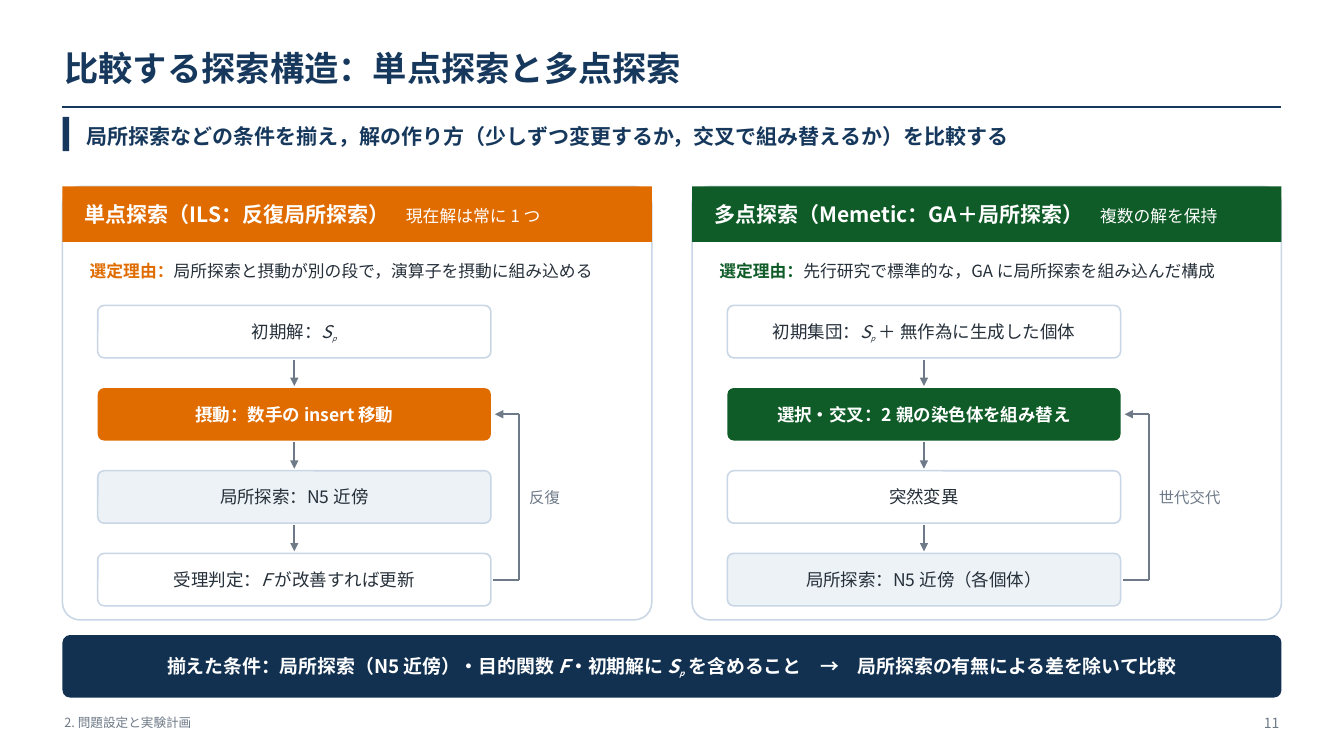
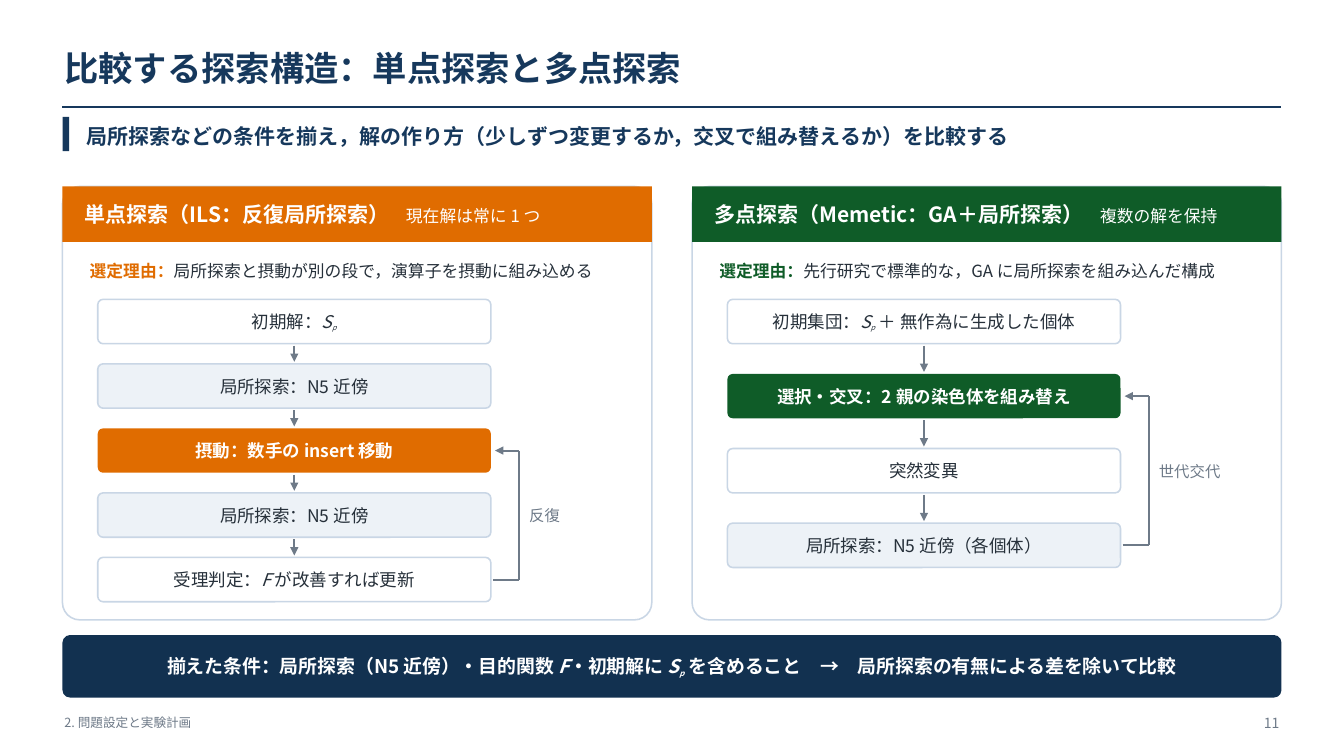
Before and after one commit to kitotakumi/stability_scheduling, a slide deck: slide 11 of doc/presentation_materials/JIMA2026fall_発表.pptx. Drawn at 1344x756 pixels with LibreOffice and Linux fonts; fonts in the diff are those of the drawing. Boxes give left, top, right and bottom in pixels: in the first picture for what was removed or moved away, otherwise in the second. Text is boxed around its words. In the diff, an @@ line names an element or a change of style, - is before the commit and + after.

```diff
--- a/doc/presentation_materials/JIMA2026fall_発表.pptx
+++ b/doc/presentation_materials/JIMA2026fall_発表.pptx
@@ rounded rectangle "初期解：Sp": place and size @@
-rounded rectangle "初期解：Sp" at (98,306,491,358)
+rounded rectangle "初期解：Sp" at (98,299,491,344)
@@ rounded rectangle "初期集団：Sp ＋ 無作為に生成した個体": place and size @@
-rounded rectangle "初期集団：Sp ＋ 無作為に生成した個体" at (728,306,1121,358)
+rounded rectangle "初期集団：Sp ＋ 無作為に生成した個体" at (728,299,1121,344)
@@ arrow moved from (294, 360) - (294, 386) to (294, 346) - (294, 362) @@
@@ arrow moved from (925, 360) - (925, 386) to (925, 346) - (925, 372) @@
@@ rounded rectangle added at (98,364,491,408), fill #EDF2F7, outline #C9D6E5 1.1 pt, 12.5 pt, text #26303A @@
+局所探索：N5 近傍
@@ rounded rectangle "選択・交叉：2 親の染色体を組み替え": place and size @@
-rounded rectangle "選択・交叉：2 親の染色体を組み替え" at (728,388,1121,441)
+rounded rectangle "選択・交叉：2 親の染色体を組み替え" at (728,374,1121,418)
@@ arrow added from (294, 410) to (294, 426), #6E7A88 1.4 pt @@
@@ arrow moved from (1149, 414) - (1125, 414) to (1149, 396) - (1125, 396) @@
@@ line moved from (1149, 580) - (1149, 414) to (1149, 545) - (1149, 396) @@
@@ rounded rectangle "摂動：数手の insert 移動": place and size @@
-rounded rectangle "摂動：数手の insert 移動" at (98,388,491,441)
+rounded rectangle "摂動：数手の insert 移動" at (98,429,491,473)
@@ rounded rectangle "突然変異": place and size @@
-rounded rectangle "突然変異" at (728,471,1121,523)
+rounded rectangle "突然変異" at (728,449,1121,493)
@@ arrow moved from (925, 443) - (925, 469) to (925, 420) - (925, 447) @@
@@ arrow moved from (294, 443) - (294, 469) to (294, 475) - (294, 491) @@
@@ arrow moved from (519, 414) - (495, 414) to (519, 451) - (495, 451) @@
@@ line moved from (519, 580) - (519, 414) to (519, 580) - (519, 451) @@
@@ text "世代交代": place and size @@
-text "世代交代" at (1159,490,1221,504)
+text "世代交代" at (1159,464,1221,478)
@@ rounded rectangle "局所探索：N5 近傍": place and size @@
-rounded rectangle "局所探索：N5 近傍" at (98,471,491,523)
+rounded rectangle "局所探索：N5 近傍" at (98,493,491,537)
@@ text "反復": place and size @@
-text "反復" at (529,490,560,504)
+text "反復" at (529,508,560,522)
@@ arrow moved from (925, 525) - (925, 552) to (925, 495) - (925, 521) @@
@@ arrow moved from (294, 525) - (294, 552) to (294, 539) - (294, 556) @@
@@ rounded rectangle "局所探索：N5 近傍（各個体）": place and size @@
-rounded rectangle "局所探索：N5 近傍（各個体）" at (728,554,1121,606)
+rounded rectangle "局所探索：N5 近傍（各個体）" at (728,523,1121,568)
@@ rounded rectangle "受理判定：F が改善すれば更新": place and size @@
-rounded rectangle "受理判定：F が改善すれば更新" at (98,554,491,606)
+rounded rectangle "受理判定：F が改善すれば更新" at (98,558,491,602)
@@ line moved from (1123, 580) - (1149, 580) to (1123, 545) - (1149, 545) @@
```
Also in this commit, not shown: 1 other slide changed, 2 other files.
